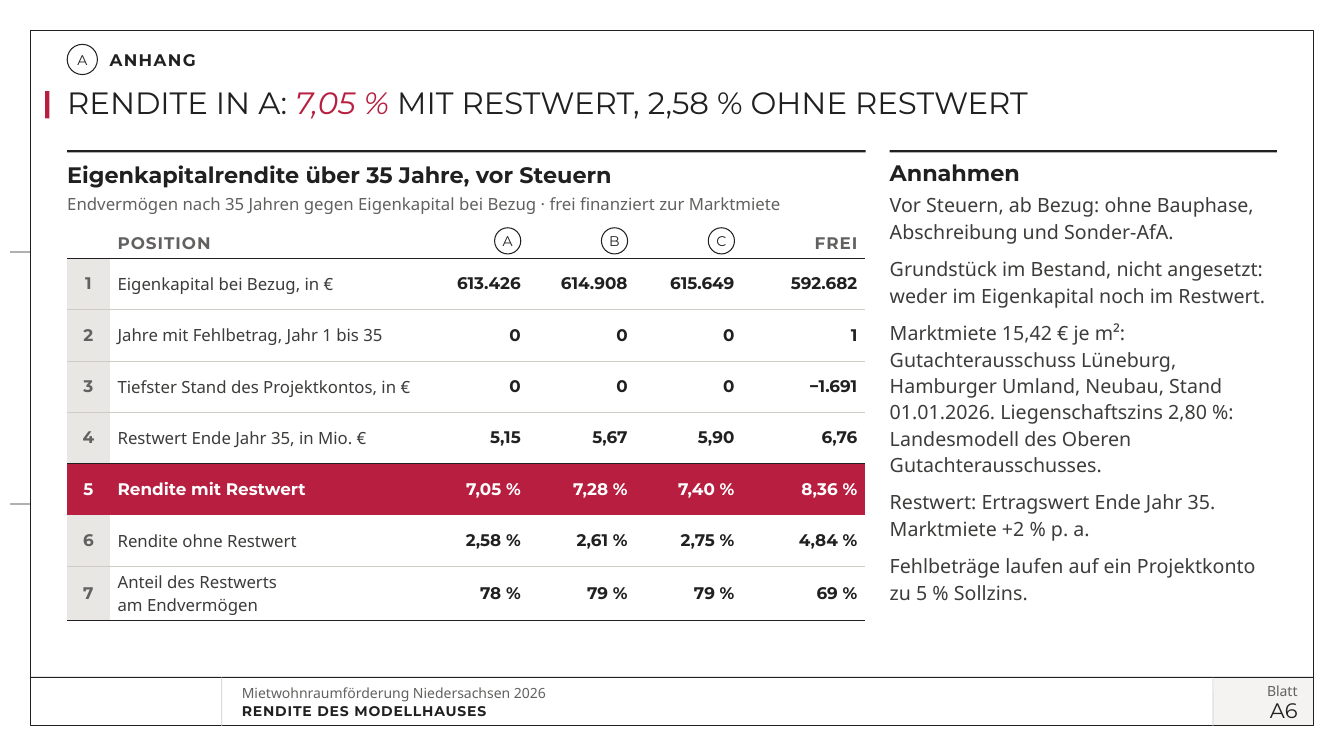
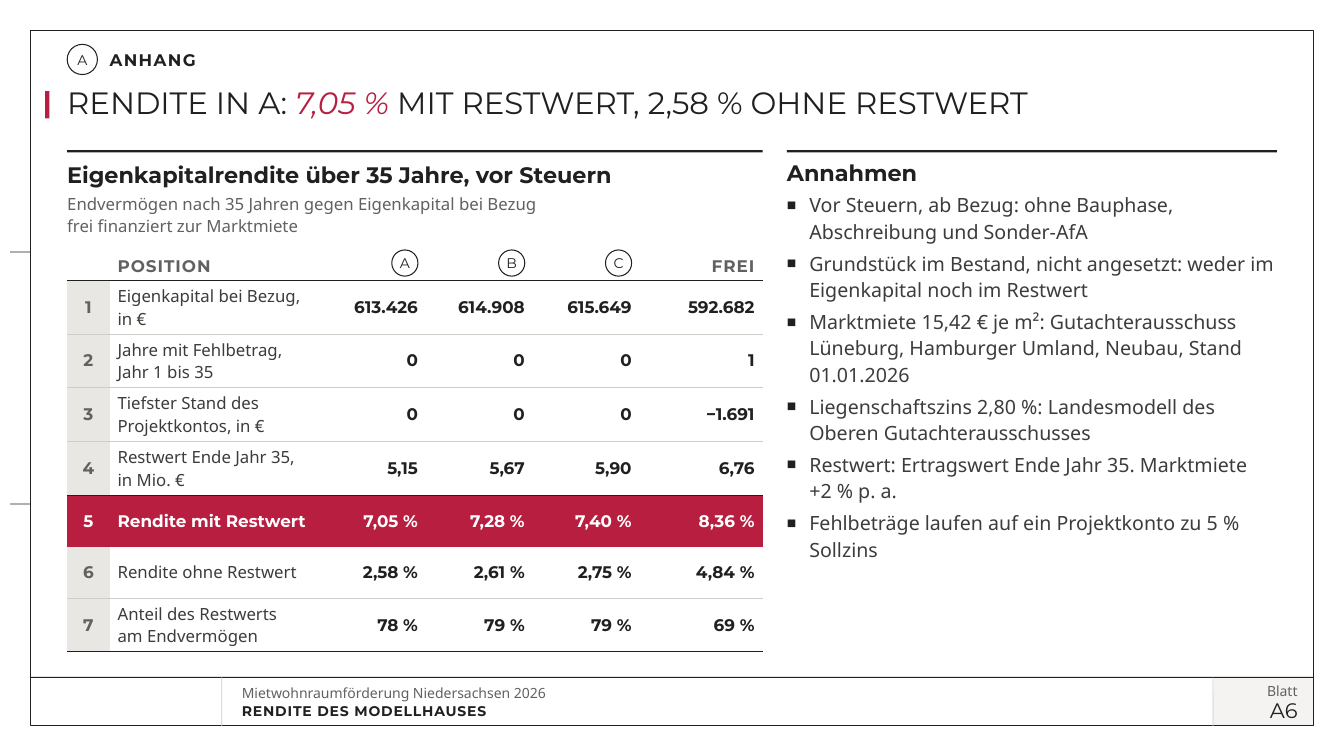
Before and after one commit to vgedaschko/NBank, a slide deck: slide 35 of praesentation/dist/PGN-Mietwohnraumfoerderung-Niedersachsen-2026-Vortrag.pptx. Drawn at 1344x756 pixels with LibreOffice and Linux fonts; fonts in the diff are those of the drawing; background and template pictures are left out. Boxes give left, top, right and bottom in pixels: in the first picture for what was removed or moved away, otherwise in the second. Text is boxed around its words. In the diff, an @@ line names an element or a change of style, - is before the commit and + after.

```diff
--- a/praesentation/dist/PGN-Mietwohnraumfoerderung-Niedersachsen-2026-Vortrag.pptx
+++ b/praesentation/dist/PGN-Mietwohnraumfoerderung-Niedersachsen-2026-Vortrag.pptx
@@ line moved from (68, 151) - (866, 151) to (68, 151) - (763, 151) @@
@@ text "Annahmen" moved from (x1=890, y1=164, x2=1265, y2=600) to (x1=787, y1=164, x2=1273, y2=557) @@
@@ line moved from (890, 151) - (1277, 151) to (787, 151) - (1277, 151) @@
@@ text at (x1=67, y1=197, x2=536, y2=214): text changed @@
-Endvermögen nach 35 Jahren gegen Eigenkapital bei Bezug · frei finanziert zur Marktmiete
+Endvermögen nach 35 Jahren gegen Eigenkapital bei Bezug
@@ text at (x1=809, y1=197, x2=1273, y2=440): text changed @@
-Vor Steuern, ab Bezug: ohne Bauphase, Abschreibung und Sonder-AfA.
-Grundstück im Bestand, nicht angesetzt: weder im Eigenkapital noch im Restwert.
-Marktmiete 15,42 € je m²: Gutachterausschuss Lüneburg, Hamburger Umland, Neubau, Stand 01.01.2026. Liegenschaftszins 2,80 %: Landesmodell des Oberen Gutachterausschusses.
+■ Vor Steuern, ab Bezug: ohne Bauphase, Abschreibung und Sonder-AfA
+■ Grundstück im Bestand, nicht angesetzt: weder im Eigenkapital noch im Restwert
+■ Marktmiete 15,42 € je m²: Gutachterausschuss Lüneburg, Hamburger Umland, Neubau, Stand 01.01.2026
+■ Liegenschaftszins 2,80 %: Landesmodell des Oberen Gutachterausschusses
@@ text added at (x1=67, y1=219, x2=298, y2=232), 12 pt, text #626160 @@
+frei finanziert zur Marktmiete
@@ table resized from (x1=68, y1=228, x2=866, y2=619) to (x1=68, y1=250, x2=763, y2=650) @@
@@ 3 ellipses moved together from (x1=495, y1=228, x2=735, y2=254) to (x1=392, y1=250, x2=632, y2=276) @@
@@ text at (x1=809, y1=457, x2=1247, y2=503): bullet none to ■; less space between paragraphs @@
@@ text at (x1=809, y1=515, x2=1218, y2=557): text changed @@
-Fehlbeträge laufen auf ein Projektkonto zu 5 % Sollzins.
+■ Fehlbeträge laufen auf ein Projektkonto zu 5 % Sollzins
```
Also in this commit, not shown: 9 other slides changed, 23 other files.
